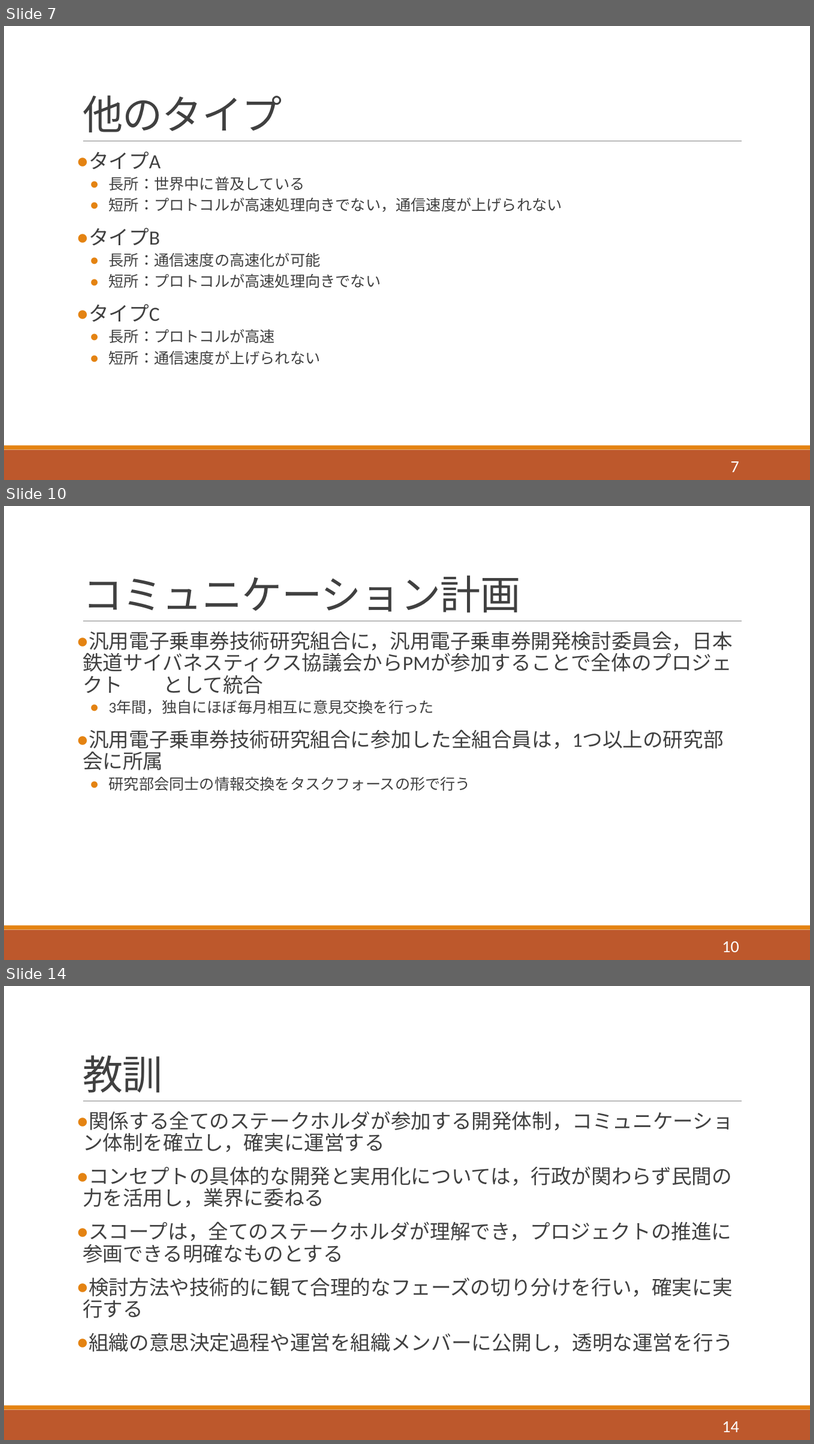
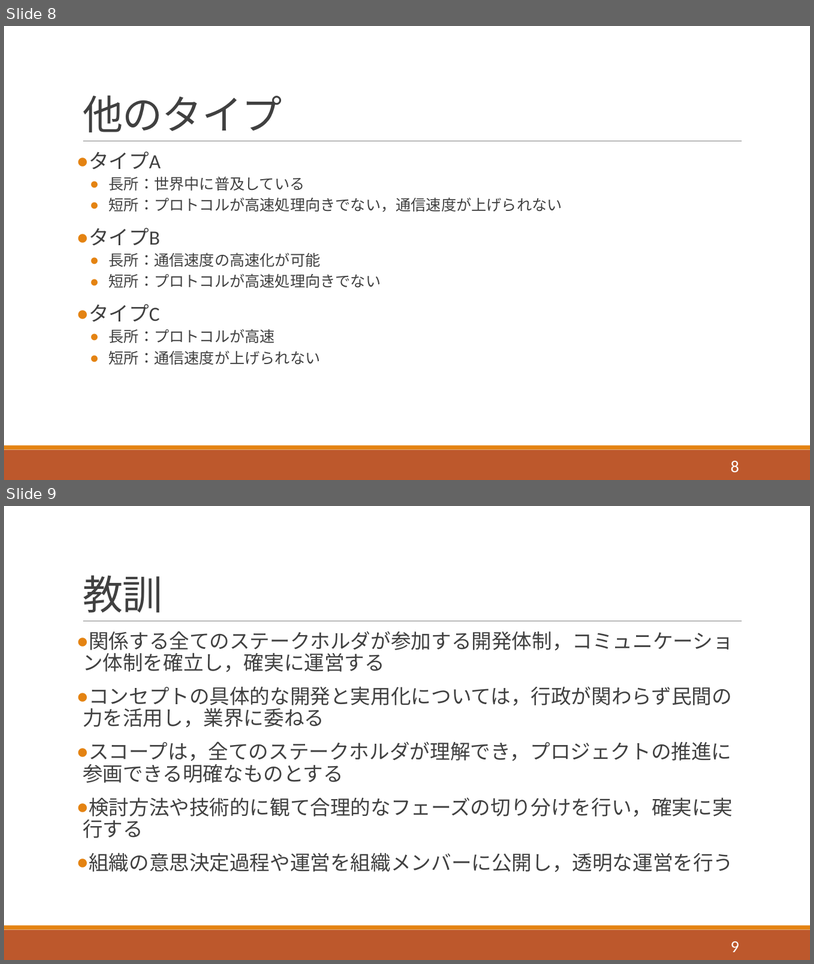
Before and after one commit to horiuchi-lab-teamA/horiuchi-lab-teamA-, a slide deck: ゼミ1/j04/1342082.pptx. Shown one above the other, each under a label of ours: slides 7, 10 and 14 before the commit, slides 8 and 9 after it; the slides between them are not shown. The pictures are 814x1444 and 814x964 pixels, drawn with LibreOffice and Linux fonts; fonts in the diff are those of the drawing. Boxes give left, top, right and bottom in pixels: in the first picture for what was removed or moved away, otherwise in the second. Text is boxed around its words. In the diff, an @@ line names an element or a change of style, - is before the commit and + after.

```diff
--- a/ゼミ1/j04/1342082.pptx
+++ b/ゼミ1/j04/1342082.pptx
@@ slide 10 removed at (x1=4, y1=506, x2=810, y2=960), background #FFFFFF; not listed: 3 template elements that a slide beside it also shows @@
@@ title removed at (x1=83, y1=575, x2=521, y2=613) @@
-コミュニケーション計画
@@ text removed at (x1=83, y1=631, x2=733, y2=790) @@
-● 汎用電子乗車券技術研究組合に，汎用電子乗車券開発検討委員会，日本鉄道サイバネスティクス協議会からPMが参加することで全体のプロジェクト として統合
-  ● 3年間，独自にほぼ毎月相互に意見交換を行った
-● 汎用電子乗車券技術研究組合に参加した全組合員は，1つ以上の研究部会に所属
-  ● 研究部会同士の情報交換をタスクフォースの形で行う
@@ page number removed at (x1=722, y1=941, x2=739, y2=952) @@
-10
@@ what was slide 7 is now slide 8 @@
@@ page number at (x1=731, y1=460, x2=740, y2=472): text changed @@
-7
+8
@@ what was slide 14 is now slide 9 @@
@@ page number at (x1=731, y1=941, x2=740, y2=952): text changed @@
-14
+9
```
Also in this commit, not shown: 5 slides changed, 3 other slides removed, 3 other files.
